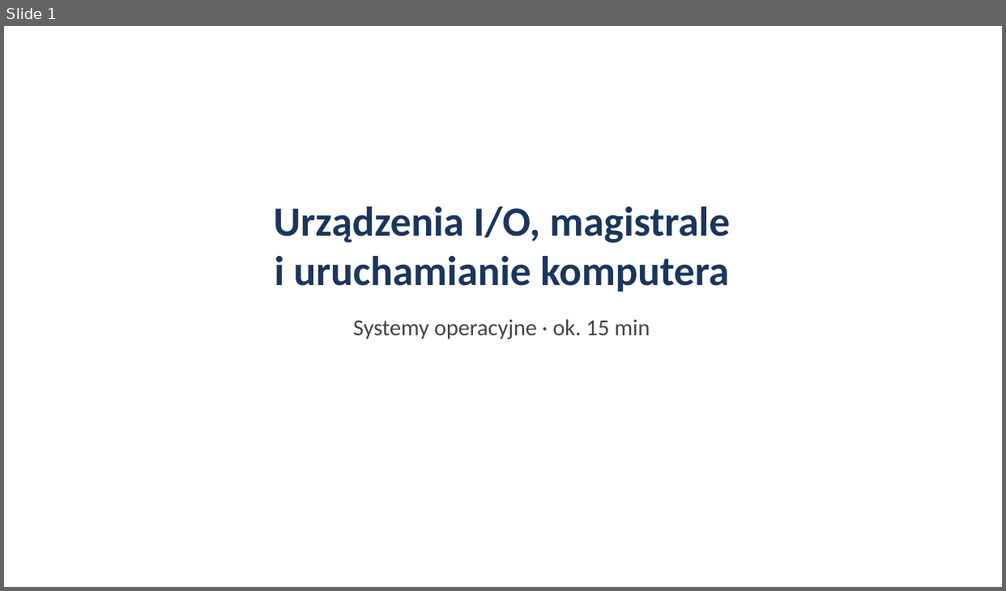
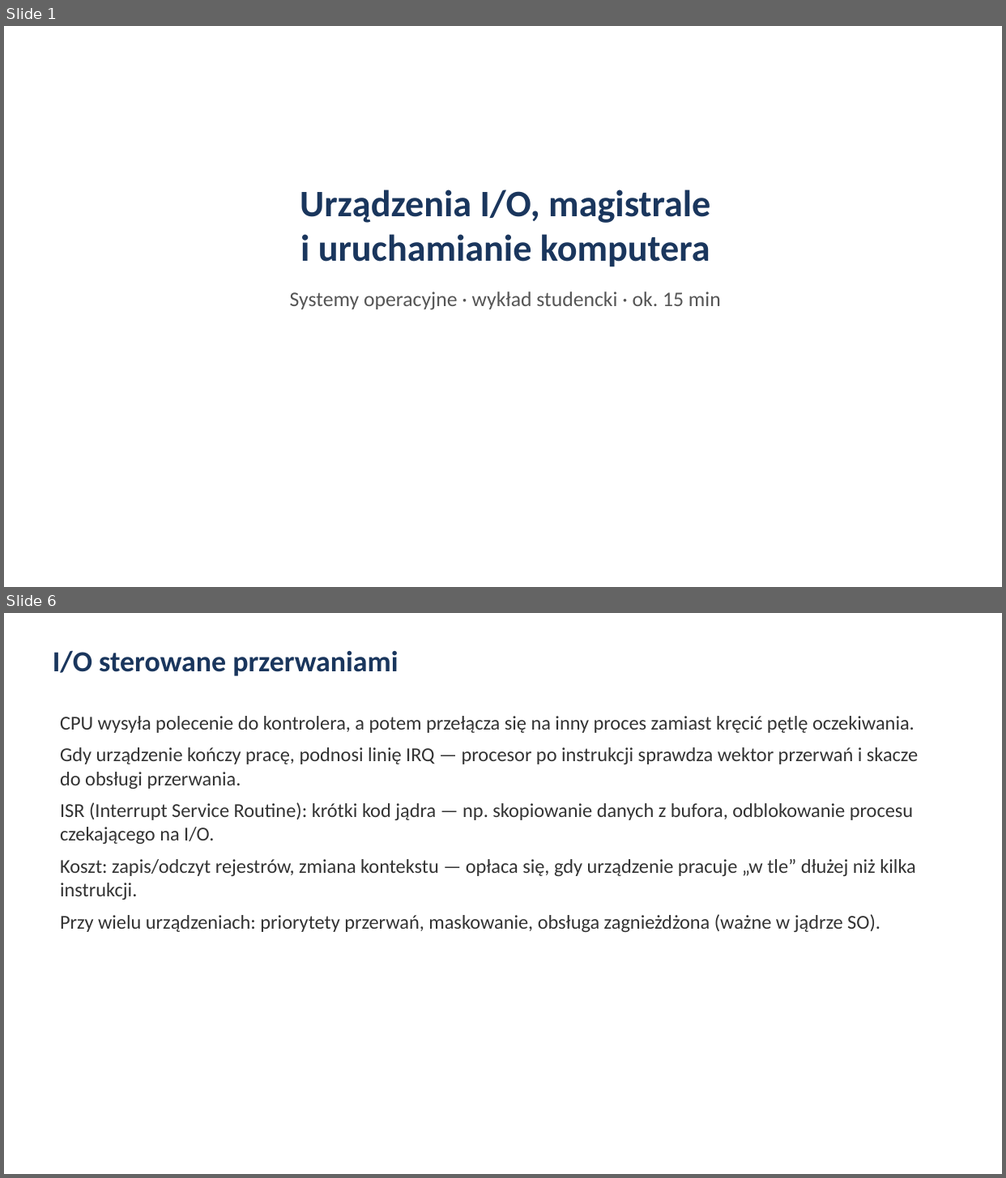
Before and after one commit to PL77239/RESEARCH, a slide deck: prezentacja/prezentacja-os.pptx. Shown one above the other, each under a label of ours: slide 1 before the commit, slides 1 and 6 after it; the slides between them are not shown. The pictures are 1006x591 and 1006x1178 pixels, drawn with LibreOffice and Linux fonts; fonts in the diff are those of the drawing. Boxes give left, top, right and bottom in pixels: in the first picture for what was removed or moved away, otherwise in the second. Text is boxed around its words. In the diff, an @@ line names an element or a change of style, - is before the commit and + after.

```diff
--- a/prezentacja/prezentacja-os.pptx
+++ b/prezentacja/prezentacja-os.pptx
@@ slide 6 added at (4,613,1002,1174), background #FFFFFF @@
@@ text added at (53,650,398,676), 28 pt, text #1A365D, bold @@
+I/O sterowane przerwaniami
@@ text added at (60,716,918,932), 19 pt, text #333333 @@
+CPU wysyła polecenie do kontrolera, a potem przełącza się na inny proces zamiast kręcić pętlę oczekiwania.
+Gdy urządzenie kończy pracę, podnosi linię IRQ — procesor po instrukcji sprawdza wektor przerwań i skacze do obsługi przerwania.
+ISR (Interrupt Service Routine): krótki kod jądra — np. skopiowanie danych z bufora, odblokowanie procesu czekającego na I/O.
+Koszt: zapis/odczyt rejestrów, zmiana kontekstu — opłaca się, gdy urządzenie pracuje „w tle” dłużej niż kilka instrukcji.
+Przy wielu urządzeniach: priorytety przerwań, maskowanie, obsługa zagnieżdżona (ważne w jądrze SO).
@@ slide 1 changed as well @@
@@ text "Urządzenia I/O, magistrale i uruchamianie ...": place and size @@
-text "Urządzenia I/O, magistrale i uruchamianie ..." at (274,207,730,339)
+text "Urządzenia I/O, magistrale i uruchamianie ..." at (290,190,721,310)
@@ text at (300,190,710,267): size 40 to 36 pt in "Urządzenia I/O, magistrale i uruchamianie komputera" @@
@@ text at (290,292,721,310): text changed; size 22 to 20 pt; text colour #444444 to #555555 @@
-Systemy operacyjne · ok. 15 min
+Systemy operacyjne · wykład studencki · ok. 15 min
```
Also in this commit, not shown: 1 other slide changed, 20 other slides added, 15 slides removed.
